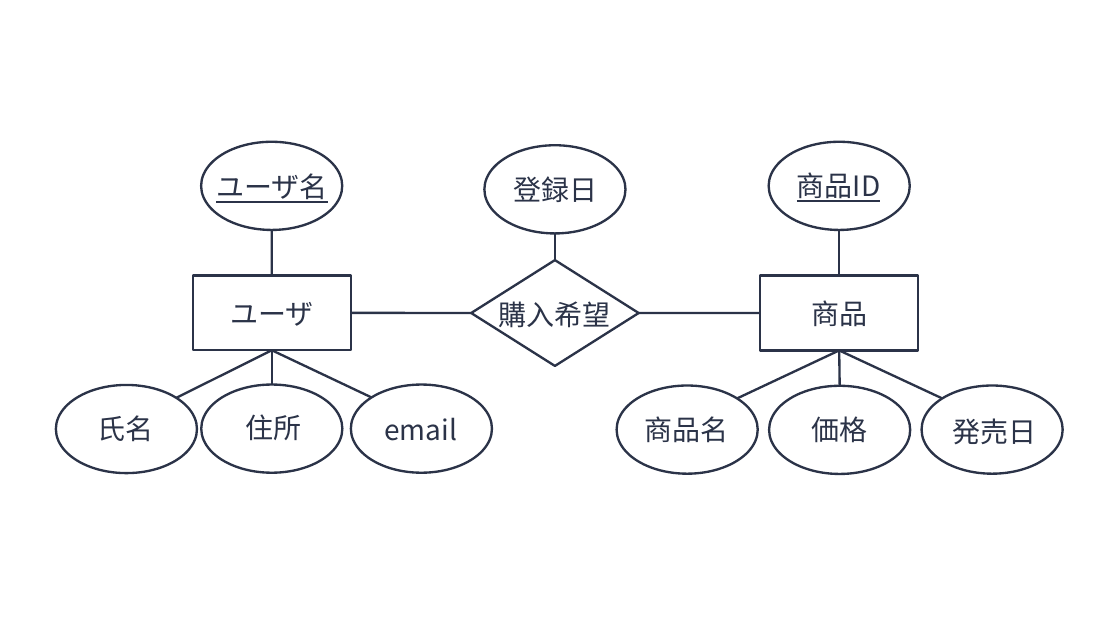
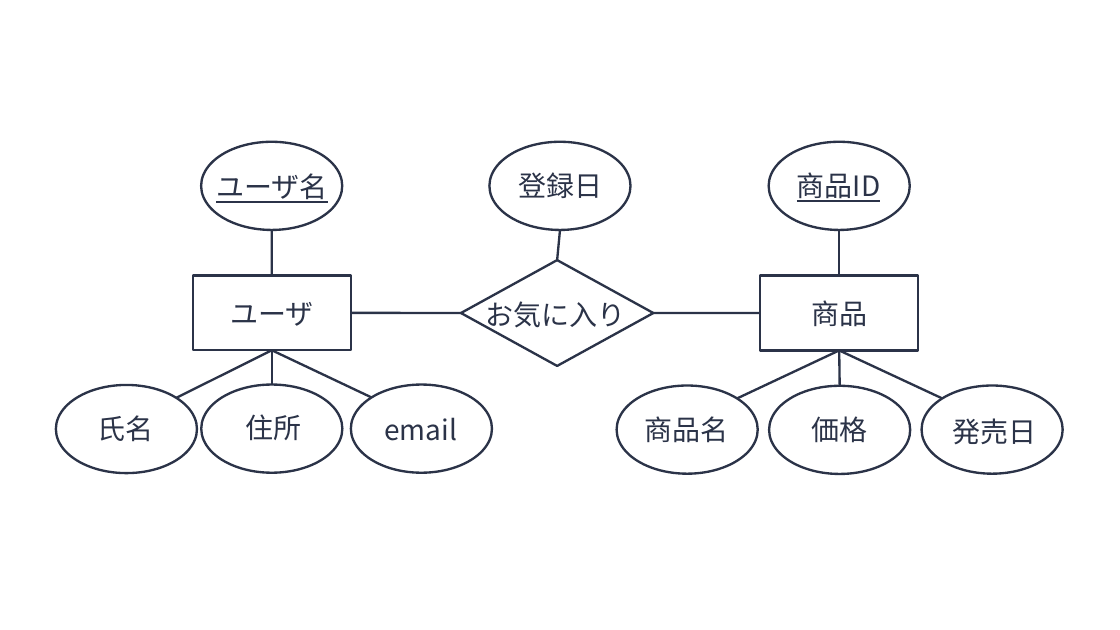
Before and after one commit to trycycle/database-textbook-draft, a slide deck: slide 40 of figure/__material/ppt/図表集-2026.pptx (slide 35 before the commit). Drawn at 1120x630 pixels with LibreOffice and Linux fonts; fonts in the diff are those of the drawing. Boxes give left, top, right and bottom in pixels: in the first picture for what was removed or moved away, otherwise in the second. Text is boxed around its words. In the diff, an @@ line names an element or a change of style, - is before the commit and + after.

```diff
--- a/figure/__material/ppt/図表集-2026.pptx
+++ b/figure/__material/ppt/図表集-2026.pptx
@@ ellipse: place and size @@
-ellipse at [485,146,626,234]
+ellipse at [489,142,631,231]
@@ text "登録日": place and size @@
-text "登録日" at [514,176,598,202]
+text "登録日" at [519,172,603,198]
@@ line moved from (556, 260) - (556, 233) to (557, 260) - (560, 230) @@
@@ diamond: place and size @@
-diamond at [472,260,640,365]
+diamond at [461,260,654,365]
@@ text at [486,297,626,333]: text changed @@
-購入希望
+お気に入り
@@ line moved from (351, 312) - (472, 314) to (351, 312) - (461, 314) @@
@@ line moved from (638, 314) - (760, 312) to (653, 314) - (760, 312) @@
```
Also in this commit, not shown: 12 other slides changed, 5 slides added, 30 other files.
